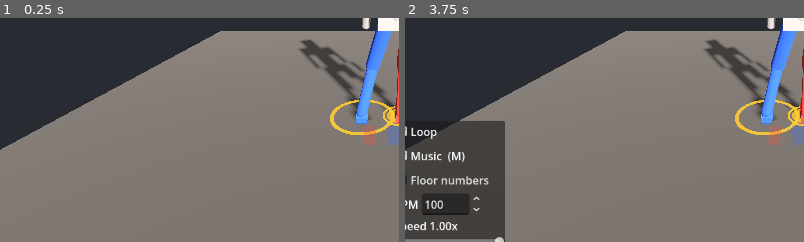
Above: before the commit, frames 1-2 (left to right).
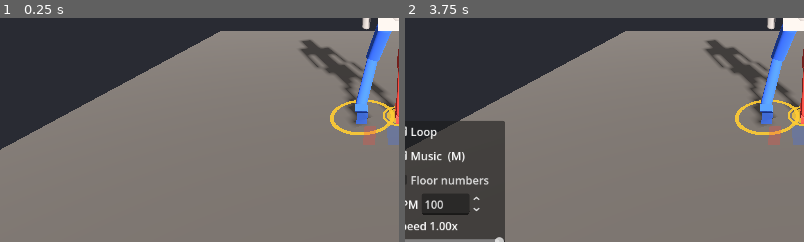
Above: after the commit, the same moments.

Repository: MarAvFe/ensenalsa
Game: Godot game, scene res://scenes/main.tscn
The game is run twice, just before and just after one commit, with the same random seed, the same clock (stepped at 60 frames per second) and the same inputs.
Inputs (mouse positions are % of the whole screen's width and height, from its top left):
- Up to frame 1 (0.25 s): no input
- Up to frame 2 (3.75 s): click "1 Behind" at 0.5 s; click "Style: Flat" at 1.25 s; click "< Beat" at 2 s; click "Beat >" at 2.75 s; click (3, 95) at 3.5 s
The pictures show only the part of the screen within x 2-52%, y 40-90%; the shares and areas given below are measured in that part.

The runs differ from the first frame. In frame 1, 1.0% of the frame differs, in the area x 82-98%, y 3-48%; in frame 2, 1.0%.
Error in both runs: Invalid access to property or key 'yaw' on a base object of type 'Dictionary'. (res://scripts/main.gd:114)

Commit message:
Taps land on the toe tip; Natural fists sit in front of the chest
Feet heights are the lowest point of the foot, so a pitched foot raises its
ankle; tapped feet keep the toe-down pose until they move. Test checks it.

Co-Authored-By: Claude Opus 5.5 <noreply@anthropic.com>

Diff:
--- a/data/routine.json
+++ b/data/routine.json
@@ -5,7 +5,7 @@
     "lift": 0.04,
     "step_arc": 0.04,
     "tap_height": 0.10,
-    "tap_pitch": 0.45,
+    "tap_pitch": 0.6,
     "pelvis_height": 0.93,
     "pelvis_over_foot": 0.85,
     "break_follow": 0.2,
@@ -22,8 +22,8 @@
   "start_basic": "diagonal_basic",
   "start_style": "flat",
   "styles": {
-    "flat":    {"label": "Flat",    "hip_twist": 0.0, "arm_forward": 0.0,  "arm_out": 0.12, "elbow": 0.35},
-    "natural": {"label": "Natural", "hip_twist": 1.6, "arm_forward": 0.25, "arm_out": 0.3,  "elbow": 2.0}
+    "flat":    {"label": "Flat",    "hip_twist": 0.0, "arm_forward": 0.0,  "arm_out": 0.12, "elbow": 0.35, "forearm_in": 0.0},
+    "natural": {"label": "Natural", "hip_twist": 1.6, "arm_forward": 0.25, "arm_out": 0.15, "elbow": 2.25, "forearm_in": 0.7}
   },
   "labels": {"diagonal_basic": "Diagonal", "inline_basic": "Front-back", "side_basic": "Sides"},
   "basics": {
--- a/scripts/choreo.gd
+++ b/scripts/choreo.gd
@@ -24,6 +24,7 @@
 	for basic_name in data.basics:
 		var counts: Array = data.basics[basic_name]
 		var feet := {"L": _v(p.home_L, 0.0), "R": _v(p.home_R, 0.0)} # every basic starts and ends at home
+		var pitch := {"L": 0.0, "R": 0.0} # a tapped foot rests on its toe tip until it moves again
 		var states: Array[Dictionary] = []
 		# every basic is a full 8-count, so switching between basics only happens on count 1
 		assert(counts.map(func(c): return int(c.count)) == [1, 2, 3, 4, 5, 6, 7, 8], basic_name + " must have counts 1-8")
@@ -34,8 +35,9 @@
 				actions[side] = a
 				if a != "hold":
 					feet[side] = _v(c[side].target, p.lift if a == "lift" else 0.0)
+					pitch[side] = -p.tap_pitch if a == "tap" else 0.0
 			states.append({"count": int(c.count), "basic": basic_name, "weight": c.weight,
-				"action": actions, "feet": feet.duplicate()})
+				"action": actions, "feet": feet.duplicate(), "pitch": pitch.duplicate()})
 		basics[basic_name] = states
 
 
@@ -50,7 +52,8 @@
 
 ## Ordered segments for the move from state a to state b: ["w", side] shifts weight, ["m", side] moves a foot.
 func segments(a: Dictionary, b: Dictionary) -> Array:
-	var movers := SIDES.filter(func(s): return not a.feet[s].is_equal_approx(b.feet[s]) or b.action[s] == "tap")
+	var movers := SIDES.filter(func(s): return not a.feet[s].is_equal_approx(b.feet[s]) \
+		or not is_equal_approx(a.pitch[s], b.pitch[s]) or b.action[s] == "tap")
 	var w0: String = a.weight
 	var w1: String = b.weight
 	var segs := []
@@ -94,7 +97,7 @@
 	var z: Dictionary = basics[prev][7] if i == 0 else basics[cur][i - 1]
 	var a: Dictionary = basics[cur][i]
 	var b: Dictionary = basics[next][0] if i == 7 else basics[cur][i + 1]
-	var out := {"feet": a.feet.duplicate(), "pitch": {"L": 0.0, "R": 0.0},
+	var out := {"feet": a.feet.duplicate(), "pitch": a.pitch.duplicate(),
 		"w_r": 1.0 if a.weight == "R" else 0.0, "dip": 0.0, "state": a}
 
 	_play_all(z, a, b, s, out)
@@ -126,6 +129,7 @@
 		t0 = p.release_phase
 		for g in rel:
 			out.feet[g[1]] = z.feet[g[1]] # not released yet at the beat
+			out.pitch[g[1]] = z.pitch[g[1]]
 		_play(rel, z, a, s, 0.0, t0, out)
 
 	var pre: Array = _split(segments(a, b))[0]
@@ -163,6 +167,5 @@
 				var moved := Vector2(f0.x, f0.z).distance_to(Vector2(f1.x, f1.z)) > 0.001
 				var arc: float = p.tap_height if tap else (p.step_arc if moved else 0.0)
 				out.feet[side] = f0.lerp(f1, e) + Vector3(0, arc * bump, 0)
-				if tap:
-					out.pitch[side] = -p.tap_pitch * bump
+				out.pitch[side] = lerpf(a.pitch[side], b.pitch[side], e)
 		start += dur
--- a/scripts/dancer.gd
+++ b/scripts/dancer.gd
@@ -4,6 +4,8 @@
 const THIGH := 0.44
 const SHIN := 0.44
 const ANKLE_H := 0.08 # ankle joint height above the sole
+const FOOT_TOE := 0.20 # toe tip, ahead of the ankle
+const FOOT_HEEL := 0.06 # heel, behind the ankle
 const HIP_X := 0.10
 const HIP_DROP := 0.05 # hip joints sit this far below the pelvis origin
 const PELVIS_H := 0.93
@@ -50,7 +52,7 @@
 		var knee := _joint(hip, "Shin" + side, Vector3(0, -THIGH, 0))
 		_capsule(knee, SHIN, 0.05, col)
 		var ankle := _joint(knee, "Foot" + side, Vector3(0, -SHIN, 0))
-		_box(ankle, Vector3(0.10, 0.06, 0.26), Vector3(0, -ANKLE_H + 0.03, -0.07), col)
+		_box(ankle, Vector3(0.10, 0.06, FOOT_TOE + FOOT_HEEL), Vector3(0, -ANKLE_H + 0.03, (FOOT_HEEL - FOOT_TOE) / 2.0), col)
 		legs[side] = {"hip": hip, "knee": knee, "ankle": ankle}
 	for m in pelvis.get_node("Spine1").find_children("*", "MeshInstance3D", true, false) \
 			+ pelvis.find_children("*", "MeshInstance3D", false, false):
@@ -72,7 +74,7 @@
 	for side in ["L", "R"]:
 		var sx := -1.0 if side == "L" else 1.0
 		arms[side].upper.rotation = Vector3(style.get("arm_forward", 0.0), 0, style.get("arm_out", 0.12) * sx)
-		arms[side].fore.rotation.x = style.get("elbow", 0.35)
+		arms[side].fore.rotation = Vector3(style.get("elbow", 0.35), style.get("forearm_in", 0.0) * sx, 0)
 	var y := height - dip
 	for side in ["L", "R"]: # wide stance: sink the pelvis just enough that both legs keep a slight bend
 		var f: Vector3 = feet[side]
@@ -80,11 +82,18 @@
 		var hip := Vector2(c.x + hx * cos(yaw), c.z + hx * sin(yaw))
 		var flat := hip.distance_to(Vector2(f.x, f.z))
 		var reach := (THIGH + SHIN) * 0.97
-		y = minf(y, ANKLE_H + f.y + HIP_DROP + sqrt(maxf(reach * reach - flat * flat, 0.0)))
+		y = minf(y, _ankle_h(pitch.get(side, 0.0)) + f.y + HIP_DROP + sqrt(maxf(reach * reach - flat * flat, 0.0)))
 	pelvis.position = Vector3(c.x, y, -c.z)
 	for side in ["L", "R"]:
 		var f: Vector3 = feet[side]
-		solve_leg(side, global_transform * Vector3(f.x, ANKLE_H + f.y, -f.z), pitch.get(side, 0.0))
+		var ph: float = pitch.get(side, 0.0)
+		solve_leg(side, global_transform * Vector3(f.x, _ankle_h(ph) + f.y, -f.z), ph)
+
+
+## Ankle height that puts the lowest point of a foot pitched by `ph` on the sole height
+## (toe-down: the toe tip touches, as in a tap).
+static func _ankle_h(ph: float) -> float:
+	return ANKLE_H * cos(ph) + maxf(-FOOT_TOE * sin(ph), FOOT_HEEL * sin(ph))
 
 
 ## Two-bone IK: place the ankle of `side` at world `target`, knee bending forward.
--- a/tests/test_choreo.gd
+++ b/tests/test_choreo.gd
@@ -3,7 +3,7 @@
 ## Checks over a sequence covering every basic-to-basic switch: the weight-bearing foot never slides, every IK target
 ## is reachable (no knee pop), nothing jumps between samples (no teleporting), and timing is
 ## square: every weight change happens inside the last `weight_phase` of its beat, landing on it.
-## Reach and square shoulders are checked in every style (hip twist moves the hips).
+## Reach and square shoulders are checked in every style (hip twist moves the hips); taps land on the toe tip.
 
 func _initialize() -> void:
 	var ch = load("res://scripts/choreo.gd").new("res://data/routine.json")
@@ -56,6 +56,22 @@
 		var want := 1.0 if st.weight == "R" else 0.0
 		var before: float = at.call(i - ch.p.weight_phase - 0.01).w_r
 		var changes: bool = st.weight != at.call(i - 1.0).state.weight
+		for side in ["L", "R"]:
+			if st.action[side] != "tap":
+				continue
+			# the tap lands on the toe tip, heel up: on the beat, or when it is a release
+			# (the foot only just gave up its weight) at the end of the release window
+			var on_toe := false
+			for when in [float(i), i + ch.p.release_phase]:
+				var pose: Dictionary = at.call(when)
+				d.apply(pose.feet, pose.pitch, pose.pelvis, ch.p.pelvis_height, pose.dip)
+				var foot: Node3D = d.legs[side].ankle
+				var toe: float = (foot.global_transform * Vector3(0, -d.ANKLE_H, -d.FOOT_TOE)).y
+				var heel: float = (foot.global_transform * Vector3(0, -d.ANKLE_H, d.FOOT_HEEL)).y
+				on_toe = on_toe or (absf(toe) < 0.003 and heel > 0.05)
+			if not on_toe:
+				fails += 1
+				printerr("FAIL beat %d: %s tap not on the toe" % [i, side])
 		if absf(now - want) > 1e-4 or (changes and absf(before - now) < 0.99):
 			fails += 1
 			printerr("FAIL beat %d: weight not landing on the beat (before=%.2f now=%.2f)" % [i, before, now])
Not shown, changed: README.md
